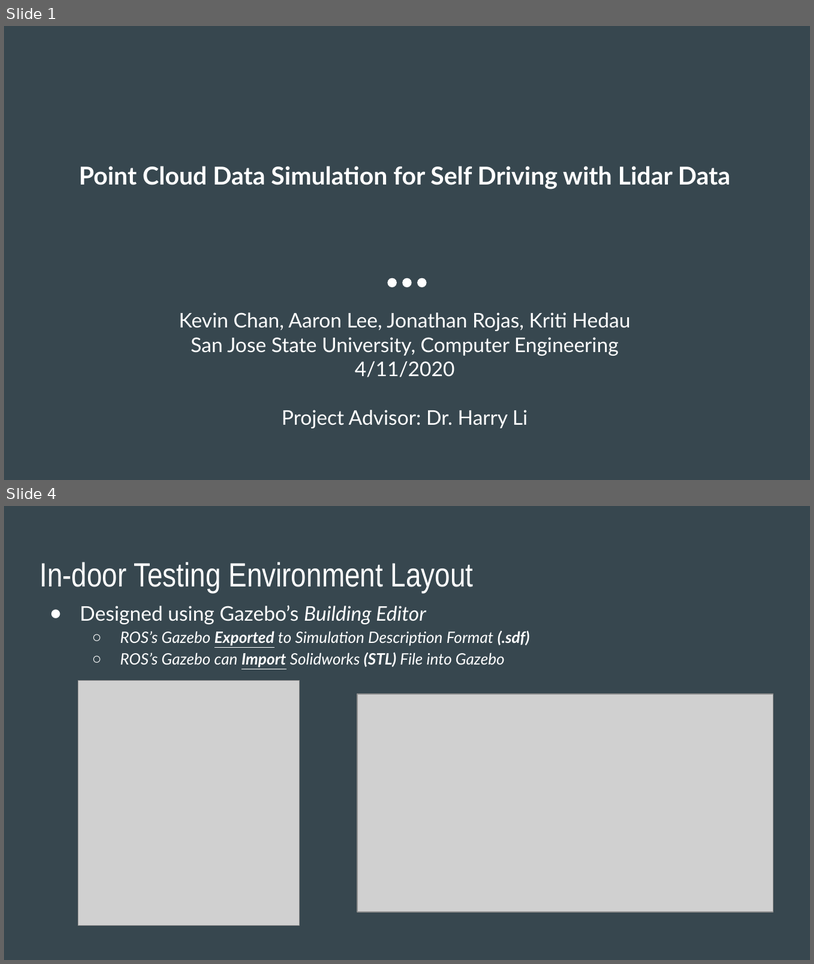
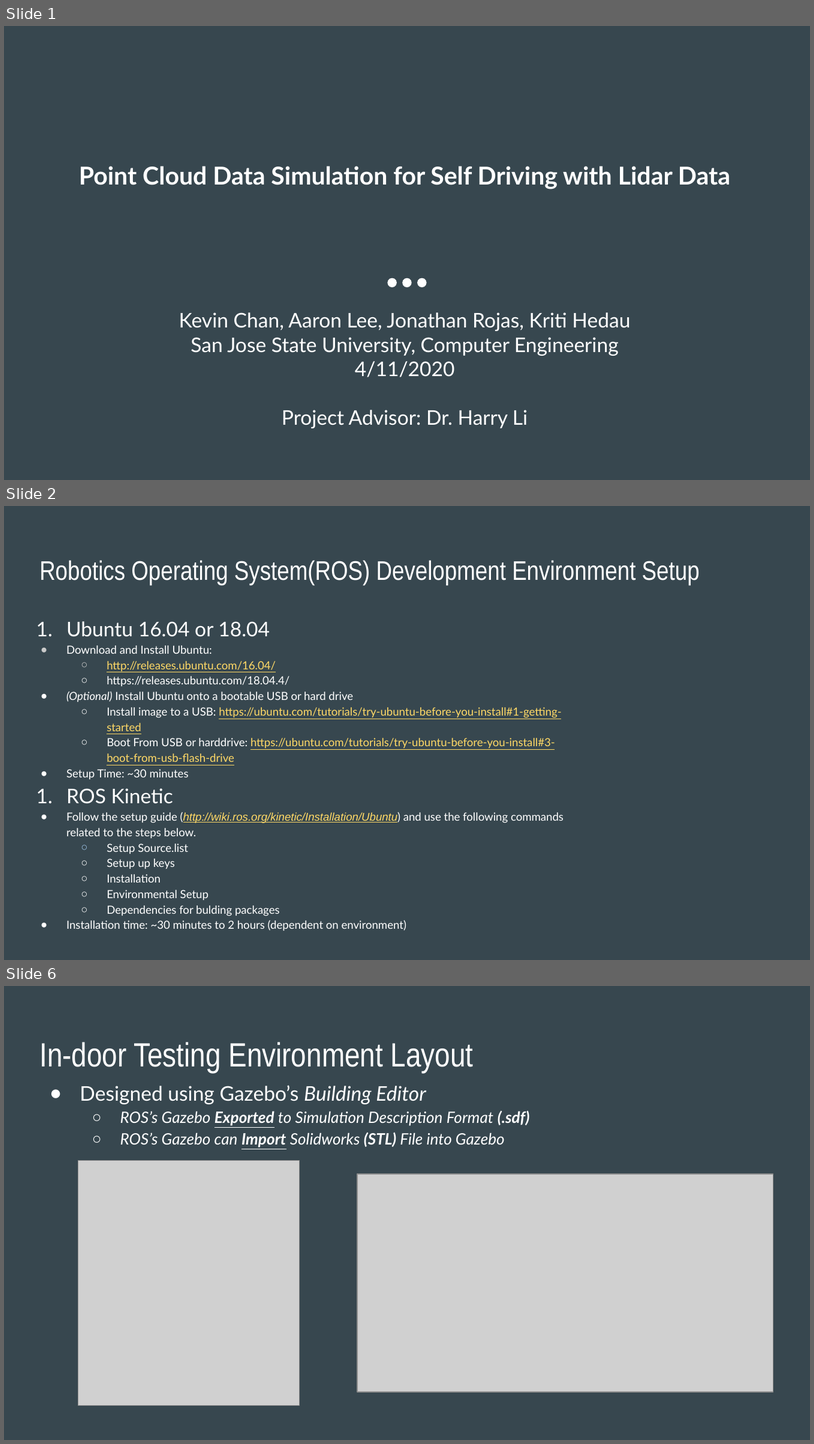
Before and after one commit to KritiHedau/Master_Project, a slide deck: Presentation/CMPE295B Update.pptx. Shown one above the other, each under a label of ours: slides 1 and 4 before the commit, slides 1, 2 and 6 after it; the slides between them are not shown. The pictures are 814x964 and 814x1444 pixels, drawn with LibreOffice and Linux fonts; fonts in the diff are those of the drawing; grey boxes stand for pictures. Boxes give left, top, right and bottom in pixels: in the first picture for what was removed or moved away, otherwise in the second. Text is boxed around its words. In the diff, an @@ line names an element or a change of style, - is before the commit and + after.

```diff
--- a/Presentation/CMPE295B Update.pptx
+++ b/Presentation/CMPE295B Update.pptx
@@ slide 2 added at (4,506,810,960), background #37474F @@
@@ title added at (39,560,700,585), 24 pt, text #FFFFFF @@
+Robotics Operating System(ROS) Development Environment Setup
@@ text added at (66,621,564,930), 10 pt, text #FFFFFF @@
+1. Ubuntu 16.04 or 18.04
+● Download and Install Ubuntu:
+  ○ http://releases.ubuntu.com/16.04/
+  ○ https://releases.ubuntu.com/18.04.4/
+● (Optional) Install Ubuntu onto a bootable USB or hard drive
+  ○ Install image to a USB: https://ubuntu.com/tutorials/try-ubuntu-before-you-install#1-getting-started
+  ○ Boot From USB or harddrive: https://ubuntu.com/tutorials/try-ubuntu-before-you-install#3-boot-from-usb-flash-drive
+● Setup Time: ~30 minutes
+1. ROS Kinetic
+● Follow the setup guide (http://wiki.ros.org/kinetic/Installation/Ubuntu) and use the following commands related to the steps below.
+  ○ Setup Source.list
+  ○ Setup up keys
+  ○ Installation
+  ○ Environmental Setup
+  ○ Dependencies for bulding packages
+● Installation time: ~30 minutes to 2 hours (dependent on environment)
@@ what was slide 4 is now slide 6 @@
```
Also in this commit, not shown: 4 slides changed, 3 other slides added, 2 slides removed.
